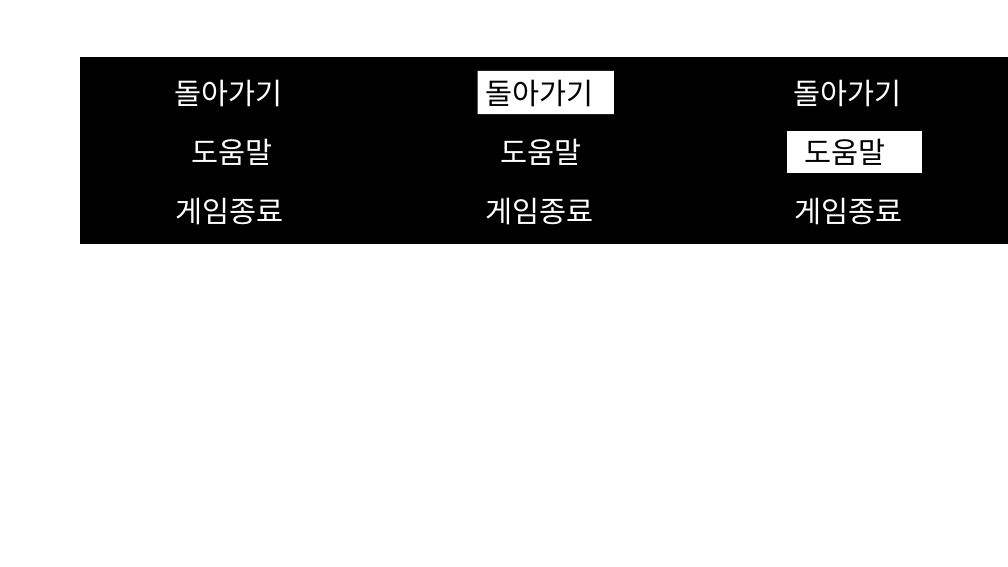
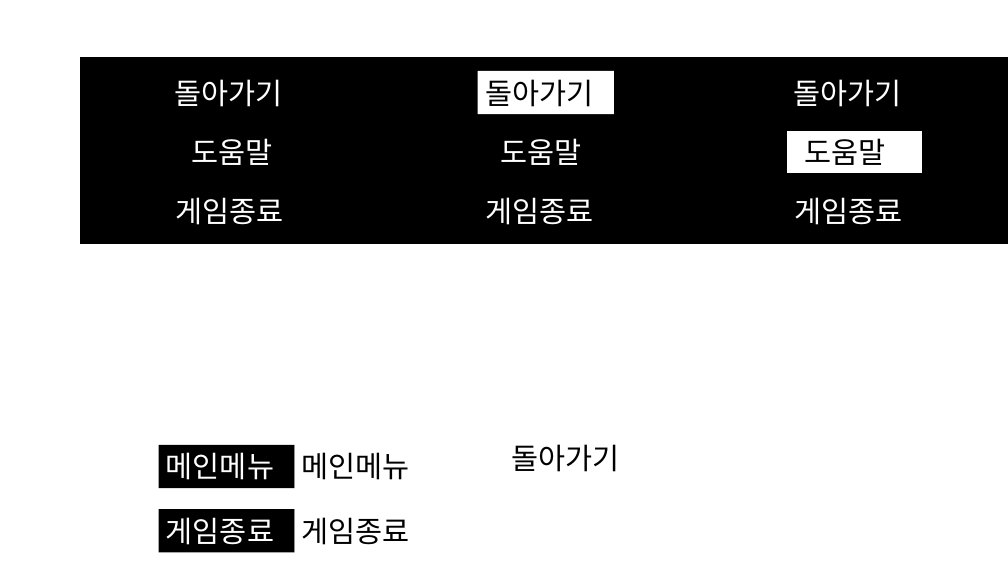
Before and after one commit to minlinea/2DGP_PROJECT, a slide deck: slide 2 of 2DGP_Project/Run&Return/이미지제작/이미지제작용.pptx. Drawn at 1008x567 pixels with LibreOffice and Linux fonts; fonts in the diff are those of the drawing. Boxes give left, top, right and bottom in pixels: in the first picture for what was removed or moved away, otherwise in the second. Text is boxed around its words. In the diff, an @@ line names an element or a change of style, - is before the commit and + after.

Commit message:
score_state 이미지 제작 및 그리기
score_state 결과 출력 및 메인화면으로 돌아가기와 게임종료 이미지 선택 출력

```diff
--- a/2DGP_Project/Run&Return/이미지제작/이미지제작용.pptx
+++ b/2DGP_Project/Run&Return/이미지제작/이미지제작용.pptx
@@ rectangle added at [159,445,295,488], fill #000000, 28 pt, text #FFFFFF @@
+메인메뉴
@@ text added at [511,444,619,472], 28 pt, text #000000 @@
+돌아가기
@@ text added at [302,452,410,480], 28 pt, text #000000 @@
+메인메뉴
@@ rectangle added at [159,509,295,552], fill #000000, 28 pt, text #FFFFFF @@
+게임종료
@@ text added at [302,517,410,545], 28 pt, text #000000 @@
+게임종료
```
Also in this commit, not shown: 5 other files.
